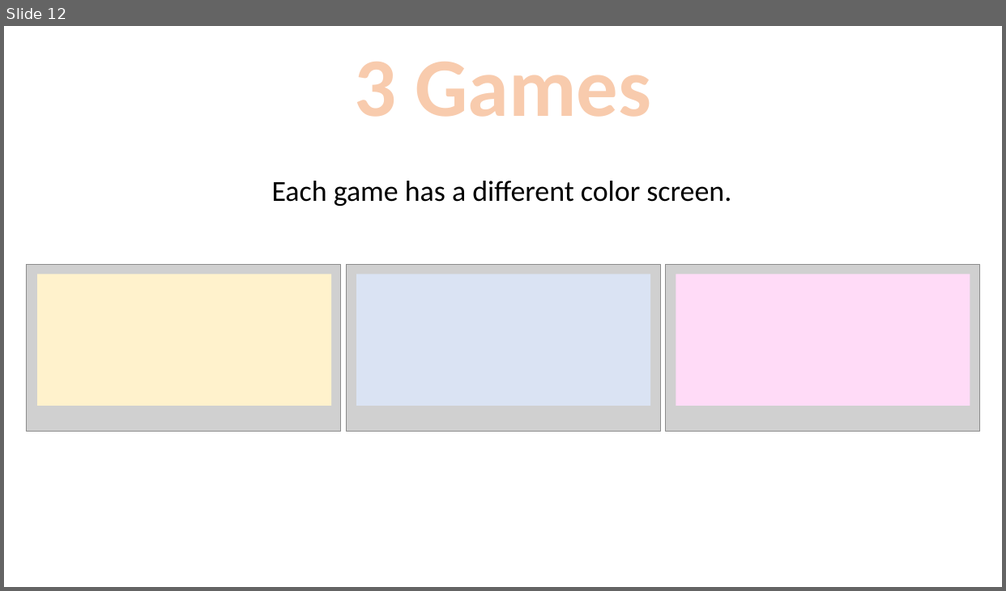
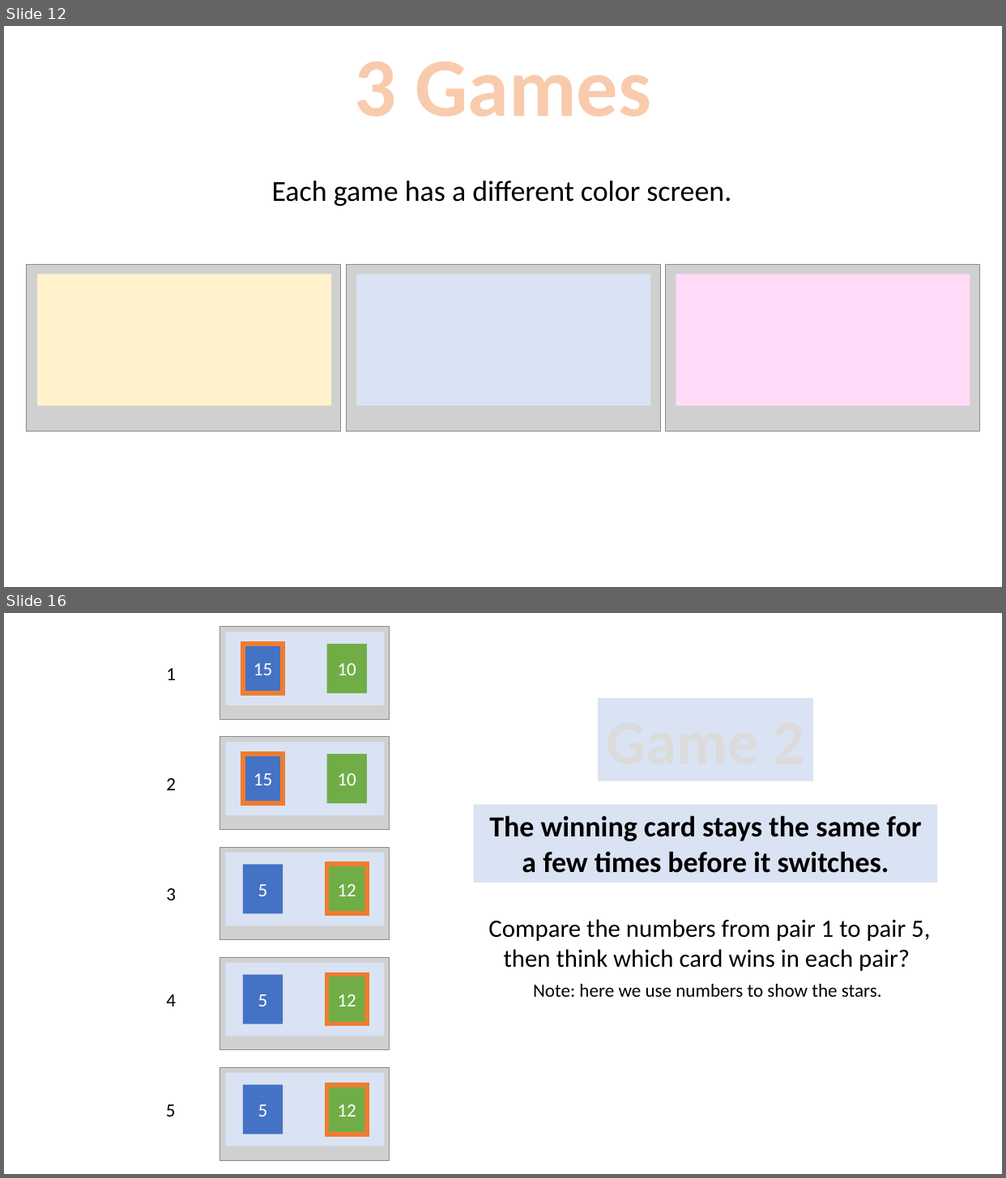
Before and after one commit to LillianXu2019/LUX-RL, a slide deck: images/task_instructions_lux.pptx. Shown one above the other, each under a label of ours: slide 12 before the commit, slides 12 and 16 after it; the slides between them are not shown. The pictures are 1006x591 and 1006x1178 pixels, drawn with LibreOffice and Linux fonts; fonts in the diff are those of the drawing; grey boxes stand for pictures. Boxes give left, top, right and bottom in pixels: in the first picture for what was removed or moved away, otherwise in the second. Text is boxed around its words. In the diff, an @@ line names an element or a change of style, - is before the commit and + after.

```diff
--- a/images/task_instructions_lux.pptx
+++ b/images/task_instructions_lux.pptx
@@ slide 16 added at (x1=4, y1=613, x2=1002, y2=1174), background #FFFFFF @@
@@ rectangle added at (x1=326, y1=644, x2=366, y2=693), fill #70AD47, 18 pt, text #FFFFFF @@
+10
@@ text added at (x1=166, y1=668, x2=176, y2=680), 18 pt, text #000000 @@
+1
@@ rectangle added at (x1=598, y1=698, x2=813, y2=781), fill #DAE3F3 @@
@@ rectangle added at (x1=326, y1=755, x2=366, y2=804), fill #70AD47, 18 pt, text #FFFFFF @@
+10
@@ text added at (x1=166, y1=778, x2=176, y2=790), 18 pt, text #000000 @@
+2
@@ rectangle added at (x1=473, y1=805, x2=938, y2=883), fill #DAE3F3, 28 pt, text #000000, bold @@
+The winning card stays the same for a few times before it switches.
@@ rectangle added at (x1=243, y1=865, x2=283, y2=914), fill #4472C4, 18 pt, text #FFFFFF @@
+5
@@ text added at (x1=166, y1=888, x2=176, y2=901), 18 pt, text #000000 @@
+3
@@ text added at (x1=488, y1=919, x2=930, y2=971), 24 pt, text #000000 @@
+Compare the numbers from pair 1 to pair 5, then think which card wins in each pair?
@@ rectangle added at (x1=243, y1=974, x2=283, y2=1024), fill #4472C4, 18 pt, text #FFFFFF @@
+5
@@ text added at (x1=166, y1=995, x2=176, y2=1007), 18 pt, text #000000 @@
+4
@@ text added at (x1=533, y1=984, x2=882, y2=997), 18 pt, text #000000 @@
+Note: here we use numbers to show the stars.
@@ rectangle added at (x1=243, y1=1085, x2=283, y2=1135), fill #4472C4, 18 pt, text #FFFFFF @@
+5
@@ group added at (x1=219, y1=627, x2=390, y2=1161): 10 rectangles, 5 pictures @@
+15
+15
+12
+12
+12
@@ text added at (x1=166, y1=1105, x2=176, y2=1117), 18 pt, text #000000 @@
+5
```
Also in this commit, not shown: 10 slides changed, 13 other slides added, 15 other files.
